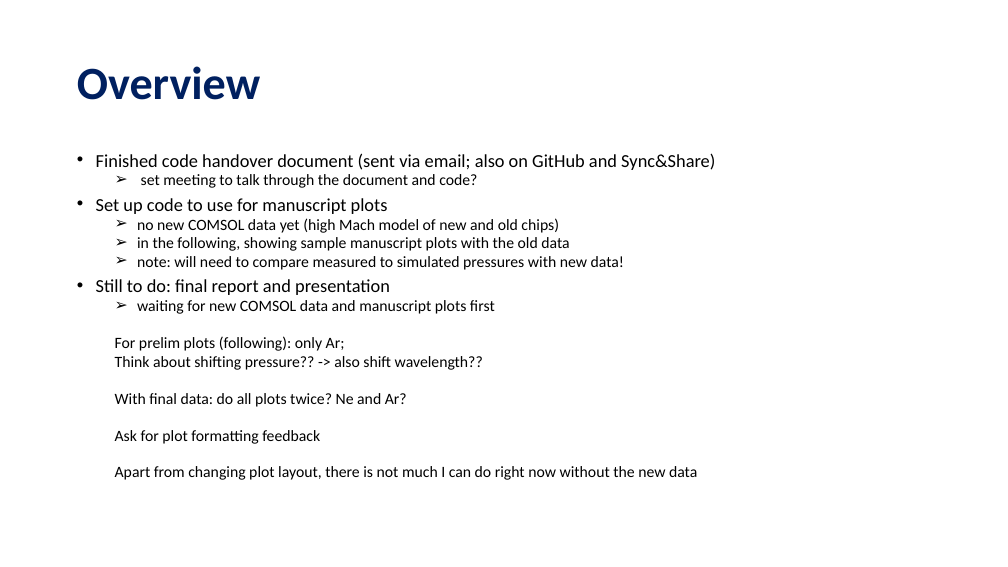
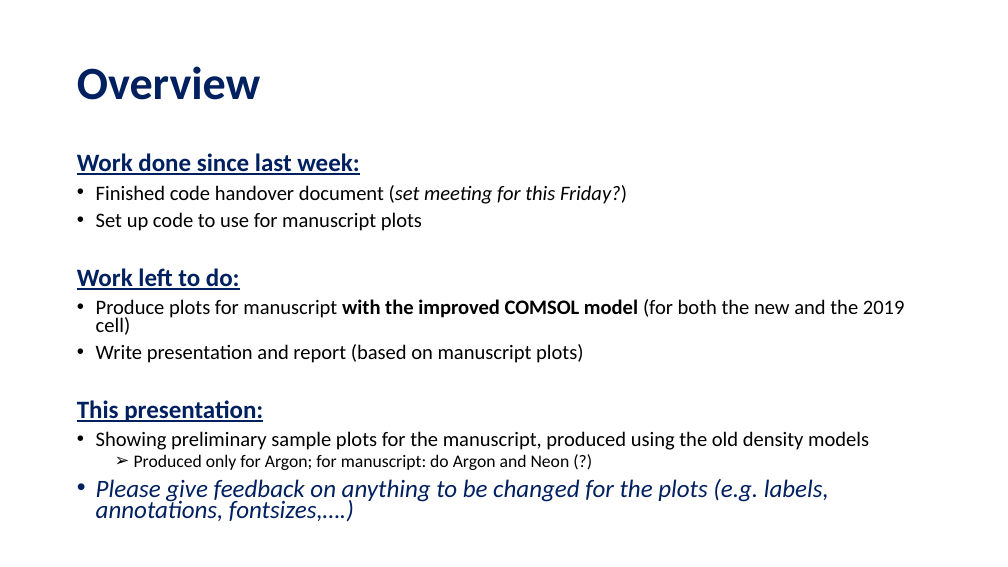
Before and after one commit to david-f-amorim/Simulating-THG-of-few-femtosecond-pulses-in-a-noble-gas-, a slide deck: slide 2 of presentations/DESY - Week 7.pptx. Drawn at 1008x567 pixels with LibreOffice and Linux fonts; fonts in the diff are those of the drawing. Boxes give left, top, right and bottom in pixels: in the first picture for what was removed or moved away, otherwise in the second. Text is boxed around its words. In the diff, an @@ line names an element or a change of style, - is before the commit and + after.

Commit message:
updated PPs; new code

```diff
--- a/presentations/DESY - Week 7.pptx
+++ b/presentations/DESY - Week 7.pptx
@@ text at box(77, 153, 627, 204): text changed; size 17.5 to 19.6 pt @@
-• Finished code handover document (sent via email; also on GitHub and Sync&Share)
-  ➢ set meeting to talk through the document and code?
+Work done since last week:
+• Finished code handover document (set meeting for this Friday?)
@@ text at box(96, 212, 422, 231): size 17.5 to 19.6 pt in "Set up code to use for manuscript ..." @@
@@ text at box(77, 268, 905, 522): text changed; size 15 to 19.6 pt @@
-  ➢ no new COMSOL data yet (high Mach model of new and old chips)
-  ➢ in the following, showing sample manuscript plots with the old data
-  ➢ note: will need to compare measured to simulated pressures with new data!
-• Still to do: final report and presentation
-  ➢ waiting for new COMSOL data and manuscript plots first
-  For prelim plots (following): only Ar;
-  Think about shifting pressure?? -> also shift wavelength??
-  With final data: do all plots twice? Ne and Ar?
-  Ask for plot formatting feedback
-  Apart from changing plot layout, there is not much I can do right now without the new data
+Work left to do:
+• Produce plots for manuscript with the improved COMSOL model (for both the new and the 2019 cell)
+• Write presentation and report (based on manuscript plots)
+This presentation:
+• Showing preliminary sample plots for the manuscript, produced using the old density models
+  ➢ Produced only for Argon; for manuscript: do Argon and Neon (?)
+• Please give feedback on anything to be changed for the plots (e.g. labels, annotations, fontsizes,….)
```
Also in this commit, not shown: 7 other slides changed, 4 slides added, 1 slide removed, 53 other files.
